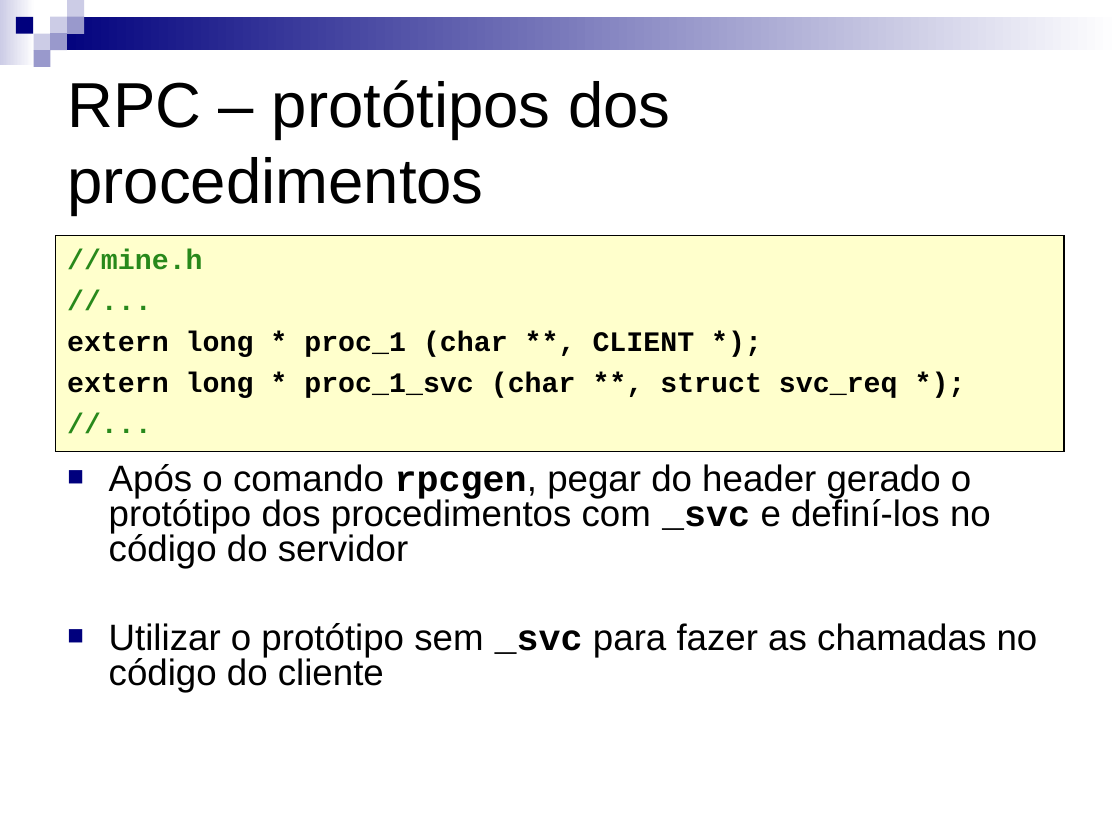
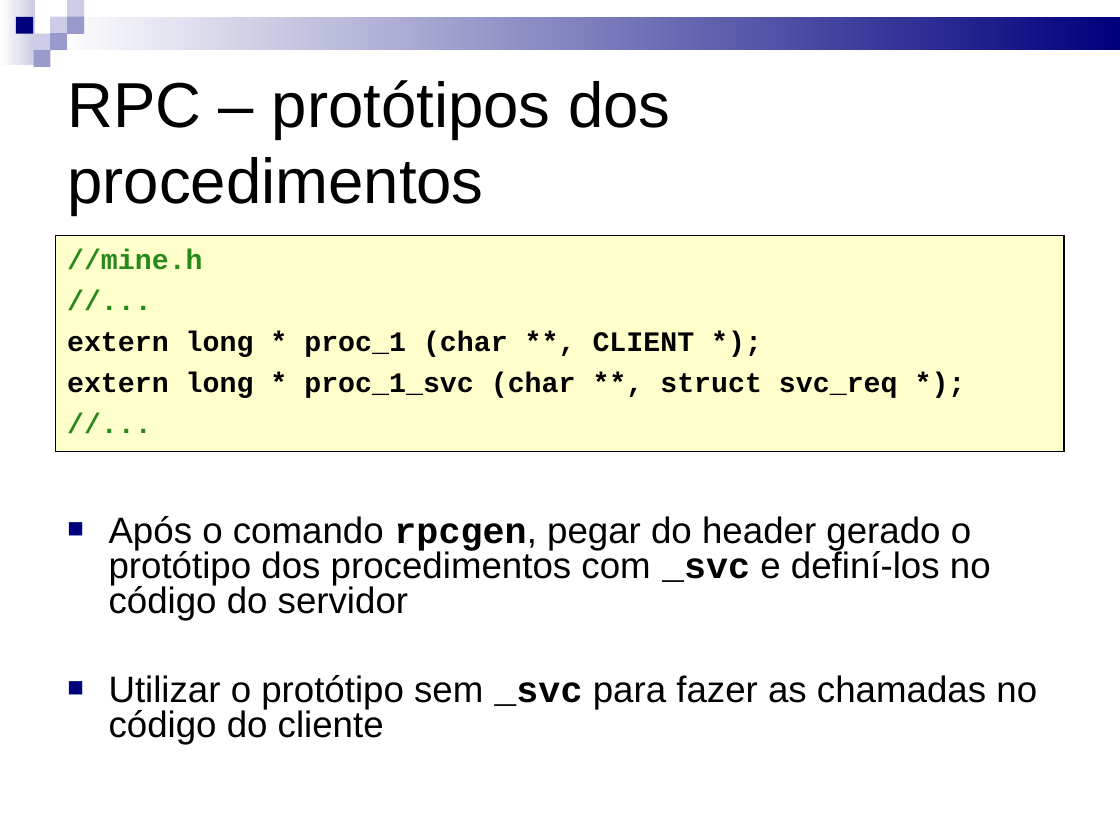
Before and after one commit to kdubezerra/kdubezerra, a slide deck: slide 19 of AD/slides_sisop2_pratica.ppt (slide 18 before the commit). Drawn at 1120x840 pixels with LibreOffice and Linux fonts; fonts in the diff are those of the drawing. Boxes give left, top, right and bottom in pixels: in the first picture for what was removed or moved away, otherwise in the second. Text is boxed around its words. In the diff, an @@ line names an element or a change of style, - is before the commit and + after.

```diff
--- a/AD/slides_sisop2_pratica.ppt
+++ b/AD/slides_sisop2_pratica.ppt
@@ rectangle at [0,0,36,65]: fill gradient #FFFFFF to #CCCCE6 to gradient #CCCCE6 to #FFFFFF @@
@@ rectangle at [51,16,1120,50]: fill gradient #FFFFFF to #00007D to gradient #00007D to #FFFFFF @@
@@ text "Após o comando rpcgen, pegar ...": place and size @@
-text "Após o comando rpcgen, pegar ..." at [109,464,1038,692]
+text "Após o comando rpcgen, pegar ..." at [109,516,1037,744]
```
Also in this commit, not shown: 28 other slides changed, 2 slides added, 1 slide removed, 6 other files.
